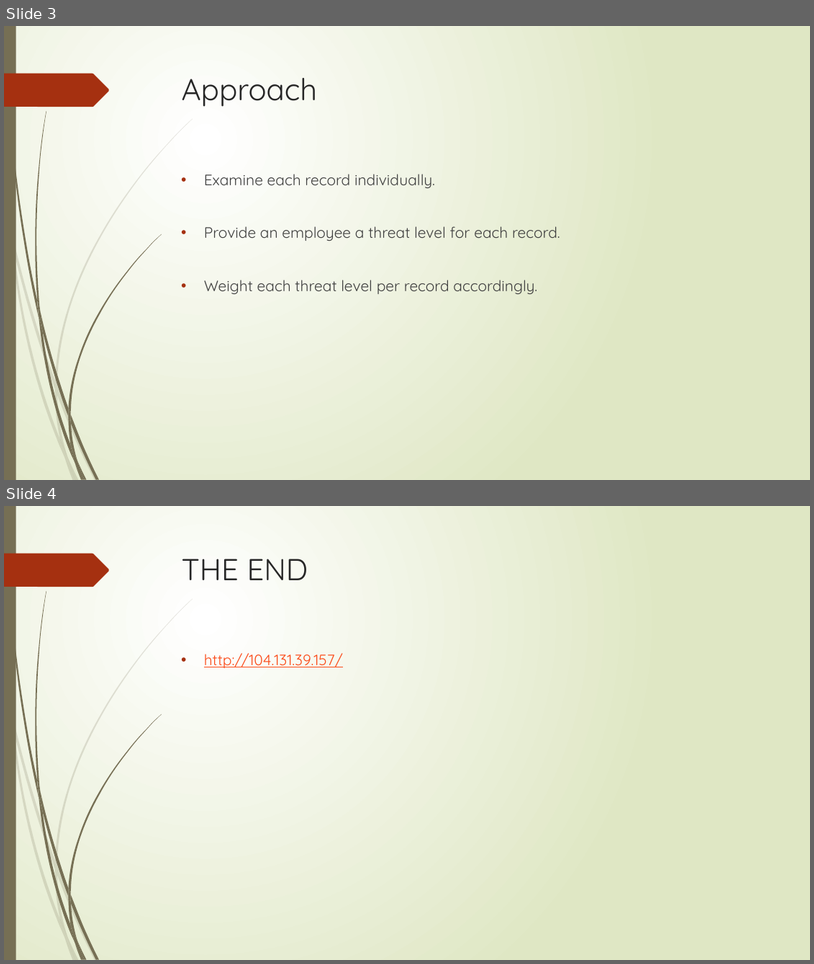
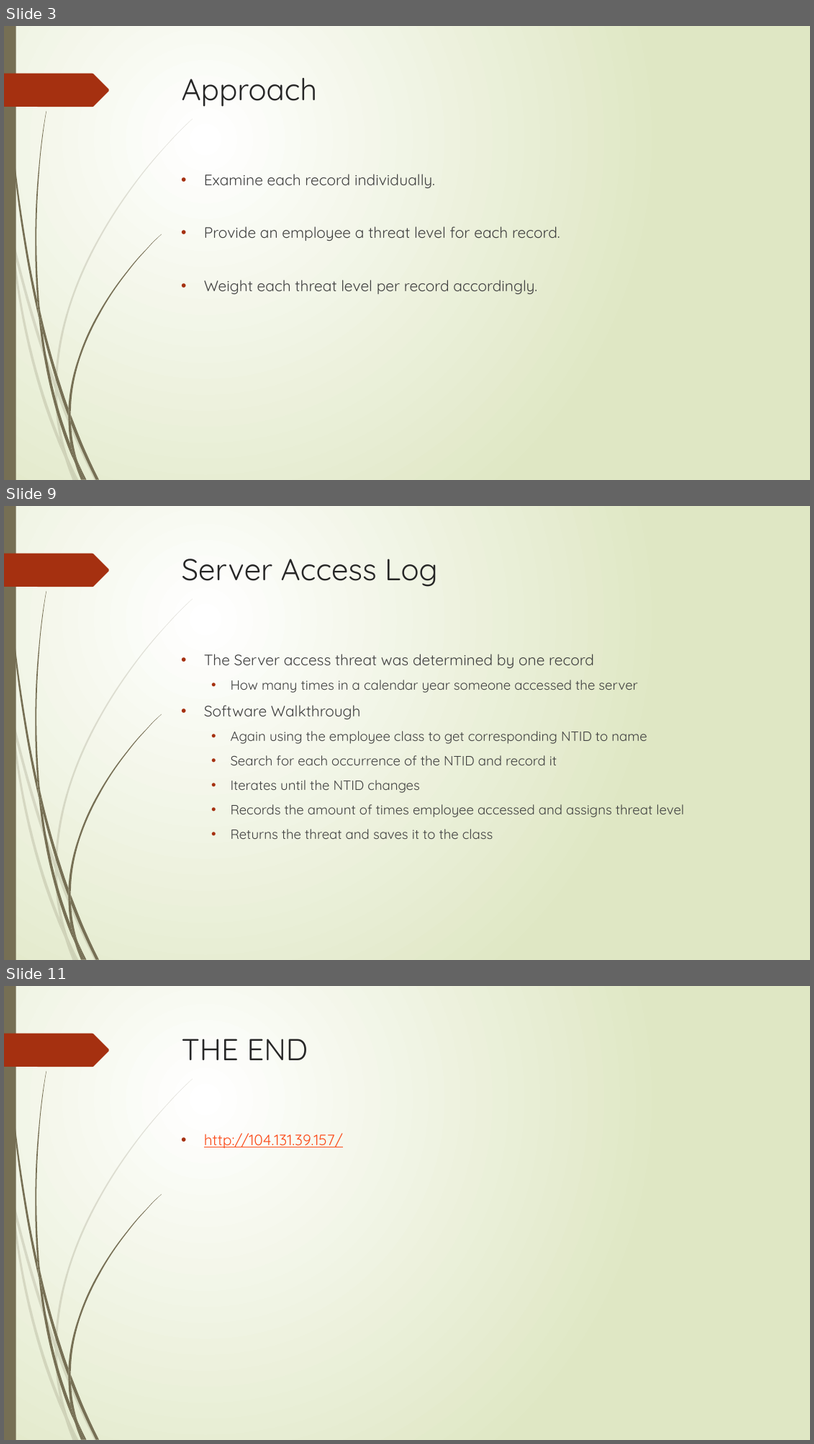
Before and after one commit to jschweizer36/Flyguys, a slide deck: Data Analytics Challenge Final PowerPoint.pptx. Shown one above the other, each under a label of ours: slides 3 and 4 before the commit, slides 3, 9 and 11 after it; the slides between them are not shown. The pictures are 814x964 and 814x1444 pixels, drawn with LibreOffice and Linux fonts; fonts in the diff are those of the drawing. Boxes give left, top, right and bottom in pixels: in the first picture for what was removed or moved away, otherwise in the second. Text is boxed around its words. In the diff, an @@ line names an element or a change of style, - is before the commit and + after.

```diff
--- a/Data Analytics Challenge Final PowerPoint.pptx
+++ b/Data Analytics Challenge Final PowerPoint.pptx
@@ slide 9 added at (4, 506, 810, 960), background gradient #FFFFFF to #DFE8C4; not listed: 24 template elements that a slide beside it also shows @@
@@ title added at (182, 559, 437, 587), 36 pt, text #262626 @@
+Server Access Log
@@ text added at (204, 654, 684, 839), 16 pt, text #404040 @@
+• The Server access threat was determined by one record
+  • How many times in a calendar year someone accessed the server
+• Software Walkthrough
+  • Again using the employee class to get corresponding NTID to name
+  • Search for each occurrence of the NTID and record it
+  • Iterates until the NTID changes
+  • Records the amount of times employee accessed and assigns threat level
+  • Returns the threat and saves it to the class
@@ what was slide 4 is now slide 11 @@
```
Also in this commit, not shown: 1 slide changed, 6 other slides added.
